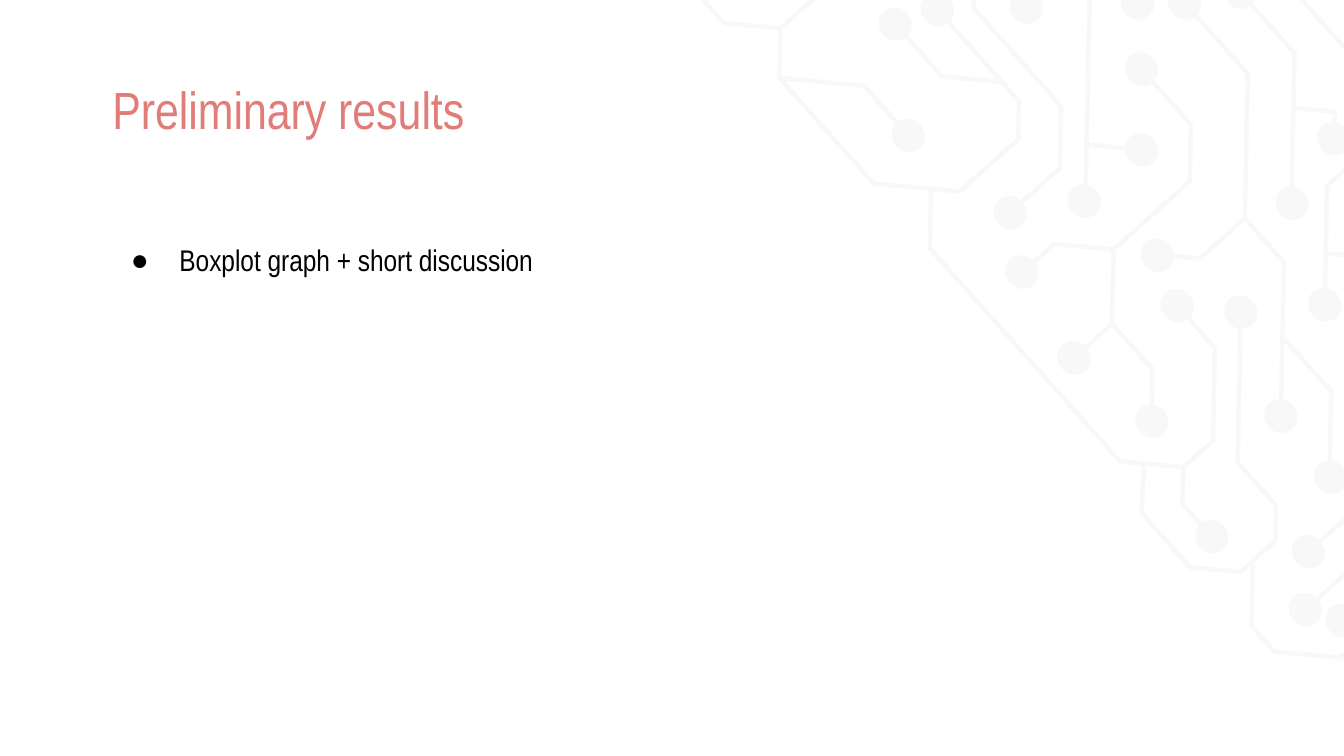
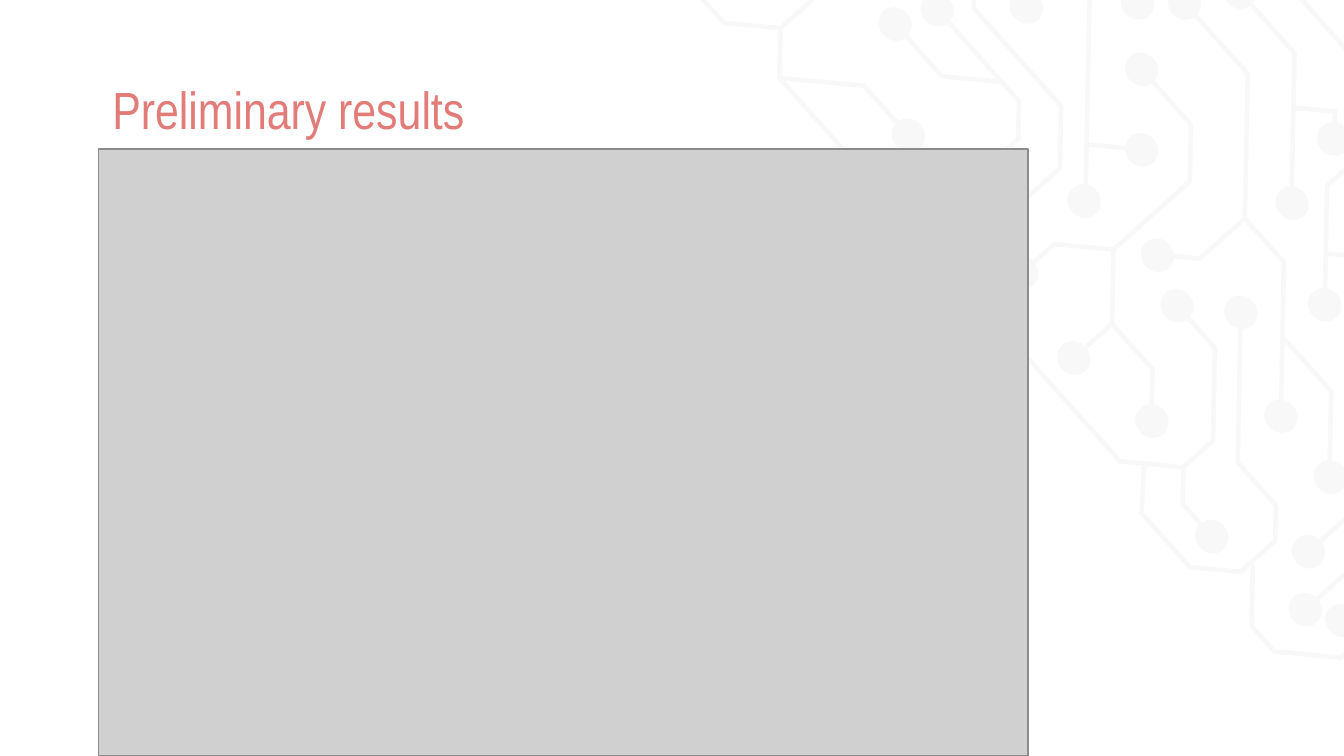
Before and after one commit to uro1012/MIALab, a slide deck: slide 7 of presentation/Presentation_valerioMollet.pptx (slide 8 before the commit). Drawn at 1344x756 pixels with LibreOffice and Linux fonts; fonts in the diff are those of the drawing; grey boxes stand for pictures. Boxes give left, top, right and bottom in pixels: in the first picture for what was removed or moved away, otherwise in the second. Text is boxed around its words. In the diff, an @@ line names an element or a change of style, - is before the commit and + after.

```diff
--- a/presentation/Presentation_valerioMollet.pptx
+++ b/presentation/Presentation_valerioMollet.pptx
@@ picture added at [99, 149, 1028, 756] @@
@@ text removed at [179, 249, 533, 277] @@
-● Boxplot graph + short discussion
```
Also in this commit, not shown: 8 other slides changed, 1 other file.
